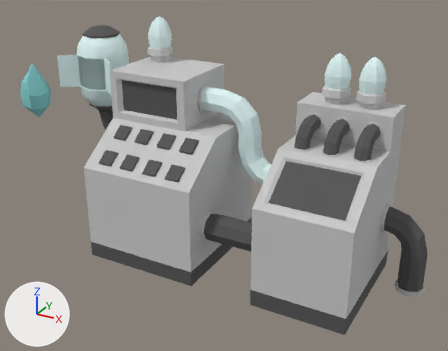
The FBX model Assets/Models/g_machine_crystal.FBX as it was, and as the next commit left it.
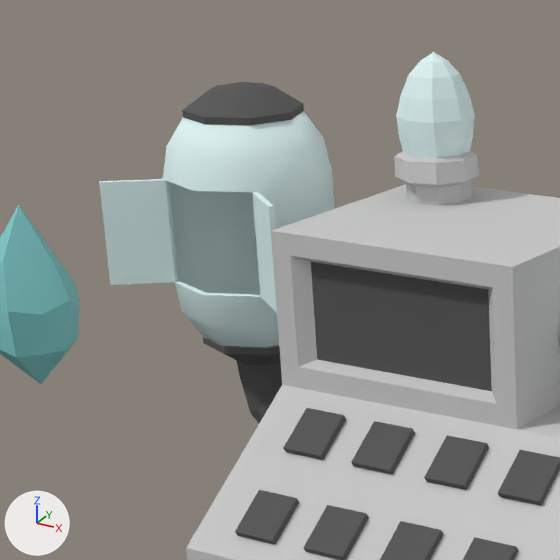
Each version is shown whole from a 50 mm camera at (-0.007029, -0.002313, 0.002) aimed at (-0.008583, 0.000511, 0.000587), then close up on the part from 6% to 44% of the width and 0% to 49% of the height. Every picture has the same lights, and +X, +Y and +Z are marked at lower left. Where no turn or scale is listed for an object, it has been applied to the vertices.

Objects in the first close-up: 'Object014', 'Object015', 'obj_crystal001', 'obj_machine_crystal'.
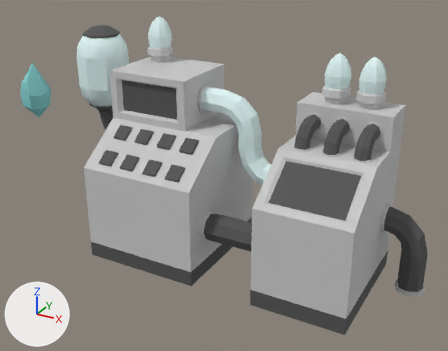
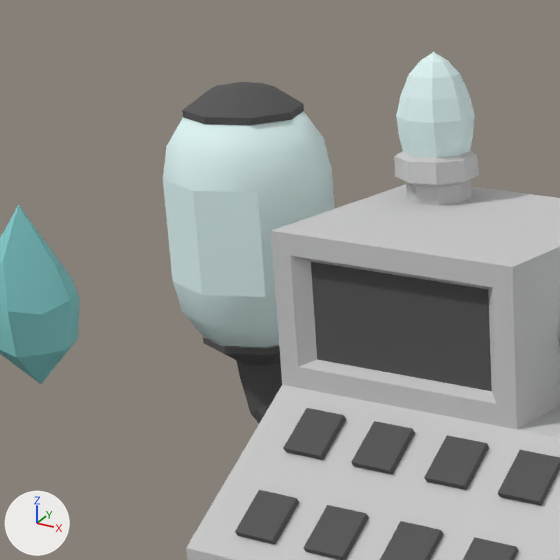
The change, as a diff of the scene's bpy script:
```diff
--- a/Assets/Models/g_machine_crystal.FBX.py
+++ b/Assets/Models/g_machine_crystal.FBX.py
@@ ob_object014 @@
 ob_object014.location = (-10.72, 1.02, 3.454)
-ob_object014.rotation_euler = (0.0, 0.0, -2.094)  # degrees (0, 0, -120)
@@ ob_object015 @@
 ob_object015.location = (-8.494, 1.02, 3.454)
-ob_object015.rotation_euler = (0.0, 0.0, 2.094)  # degrees (0, 0, 120)
```

Location of each change, [x1, y1, x2, y2] in pixels of the close-ups (560 x 560 px):
'Object014', turned
    before: [99, 179, 176, 285]
    after: [163, 180, 202, 294]
'Object015', turned
    before: [252, 192, 277, 313]
    after: [193, 191, 266, 297]
